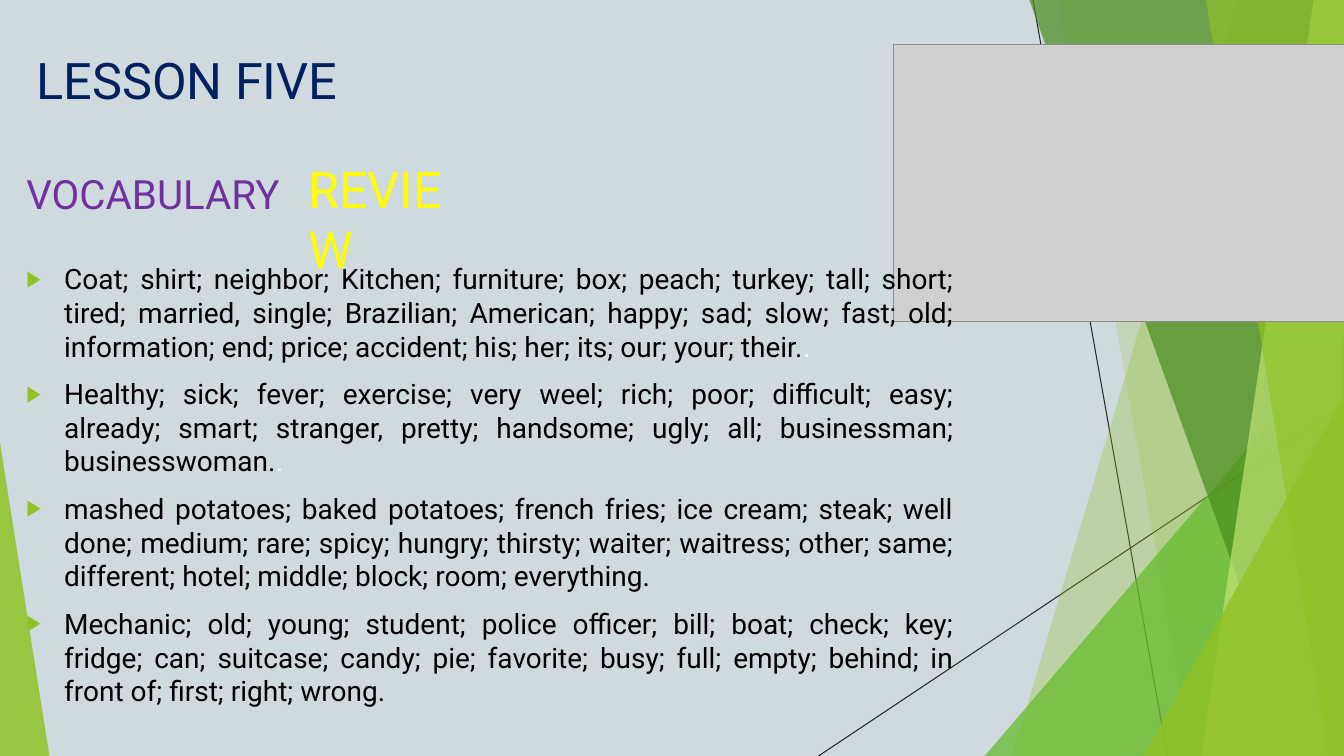
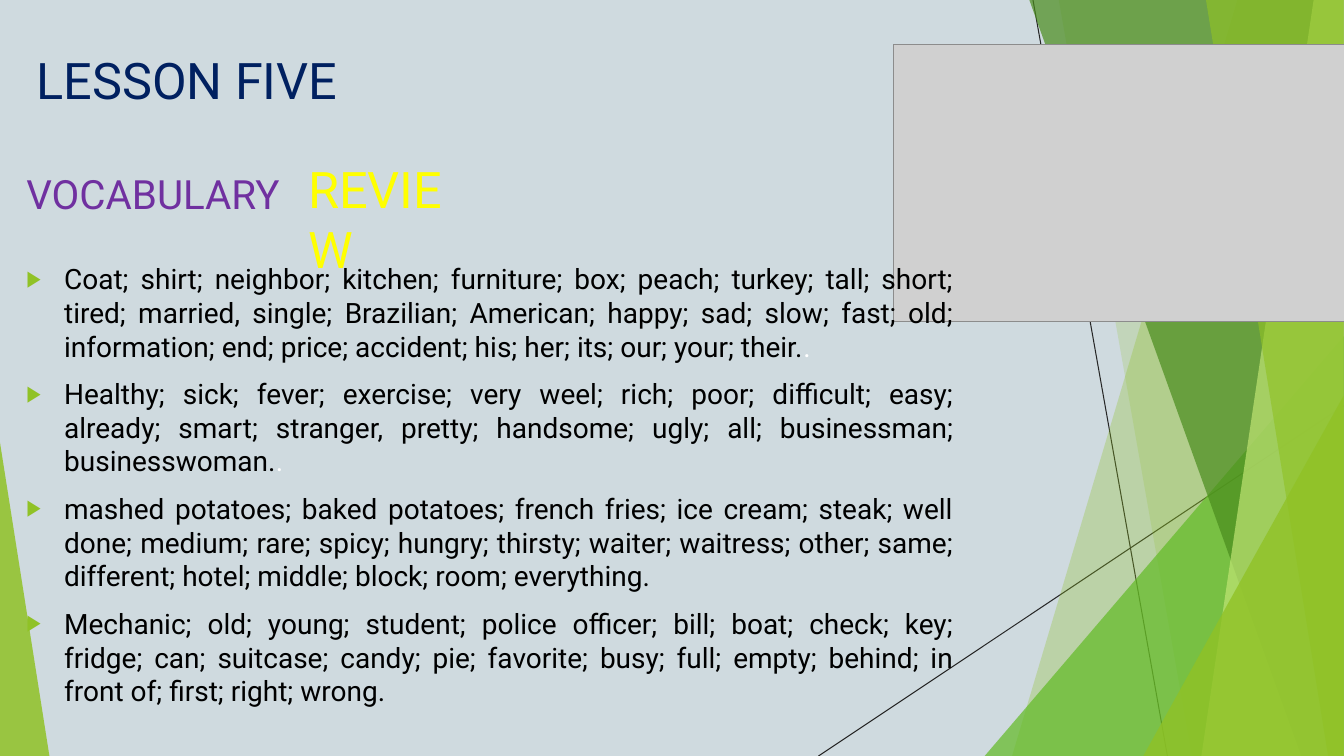
Before and after one commit to rawdre/ai-consulting, a slide deck: slide 16 of books/book-two-raw-english.pptx (slide 12 before the commit). Drawn at 1344x756 pixels with LibreOffice and Linux fonts; fonts in the diff are those of the drawing; grey boxes stand for pictures. Boxes give left, top, right and bottom in pixels: in the first picture for what was removed or moved away, otherwise in the second. Text is boxed around its words. In the diff, an @@ line names an element or a change of style, - is before the commit and + after.

Commit message:
Update Book Two to enhanced version (37 slides, spelling fixes + practice)

```diff
--- a/books/book-two-raw-english.pptx
+++ b/books/book-two-raw-english.pptx
@@ text at box(64, 264, 953, 363): text changed @@
-▶ Coat; shirt; neighbor; Kitchen; furniture; box; peach; turkey; tall; short; tired; married, single; Brazilian; American; happy; sad; slow; fast; old; information; end; price; accident; his; her; its; our; your; their..
+▶ Coat; shirt; neighbor; kitchen; furniture; box; peach; turkey; tall; short; tired; married, single; Brazilian; American; happy; sad; slow; fast; old; information; end; price; accident; his; her; its; our; your; their..
```
Also in this commit, not shown: 4 other slides changed, 12 slides added.
